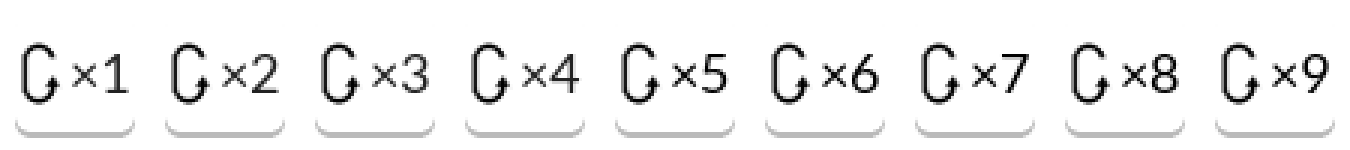
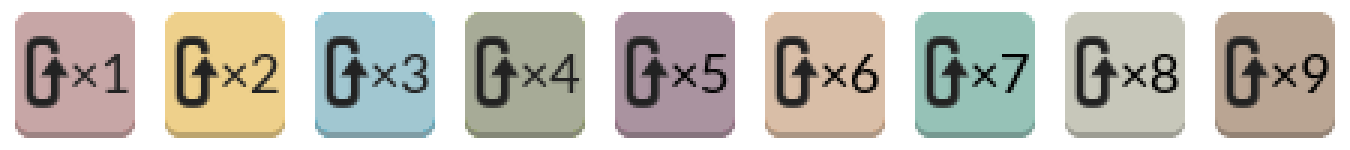
Before/after of a 1350 × 150 layered artwork. What changed in the layer stack:
added layer "Pasted Layer #9" above "Pasted Layer #8" over 1074, 33, 1122, 108
added layer "Pasted Layer #8" above "Pasted Layer #7" over 924, 33, 972, 108
added layer "Pasted Layer #7" above "Pasted Layer #6" over 774, 33, 822, 108
added layer "Pasted Layer #6" above "Pasted Layer #5" over 24, 33, 72, 108
added layer "Pasted Layer #5" above "Pasted Layer #4" over 624, 33, 672, 108
added layer "Pasted Layer #4" above "Pasted Layer #3" over 474, 33, 522, 108
added layer "Pasted Layer #3" above "Pasted Layer #2" over 174, 33, 222, 108
added layer "Pasted Layer #2" above "Pasted Layer #1" over 324, 33, 372, 108
added layer "Pasted Layer #1" above "×9" over 1224, 33, 1272, 108
removed layer "Layer copy #2" over 1215, 12, 1335, 138
removed layer "Layer copy #1" over 615, 12, 1185, 138
added layer "Layer" above "Layer copy" over 15, 12, 1335, 132
painted on "Layer copy" over 15, 12, 1335, 138
